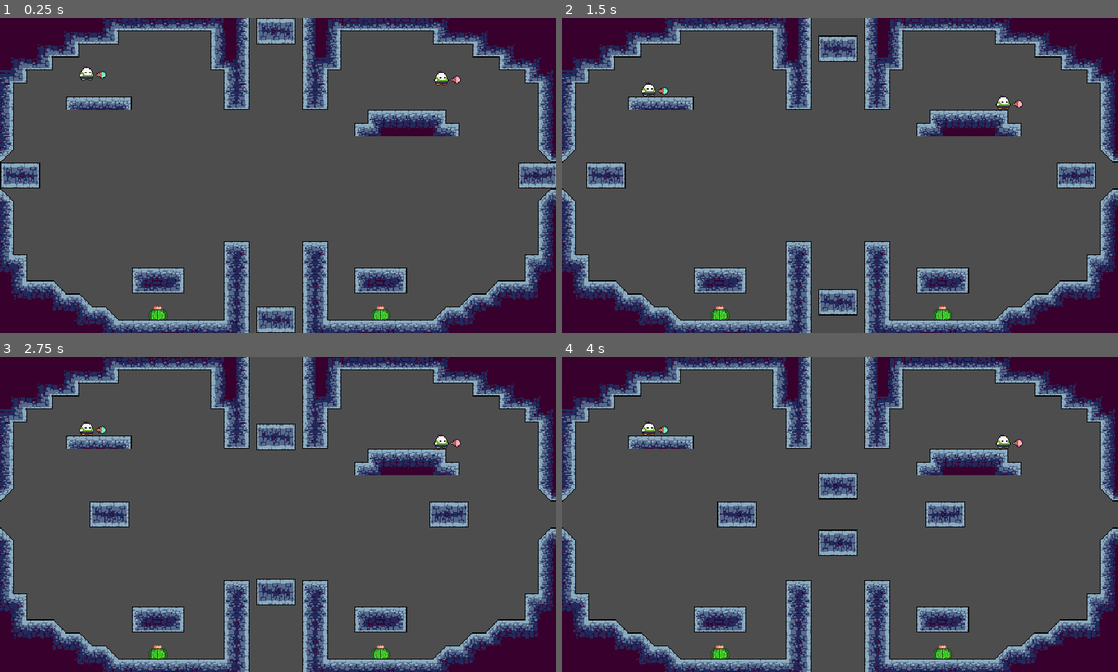
Above: before the commit, frames 1-4 (two rows, left to right).
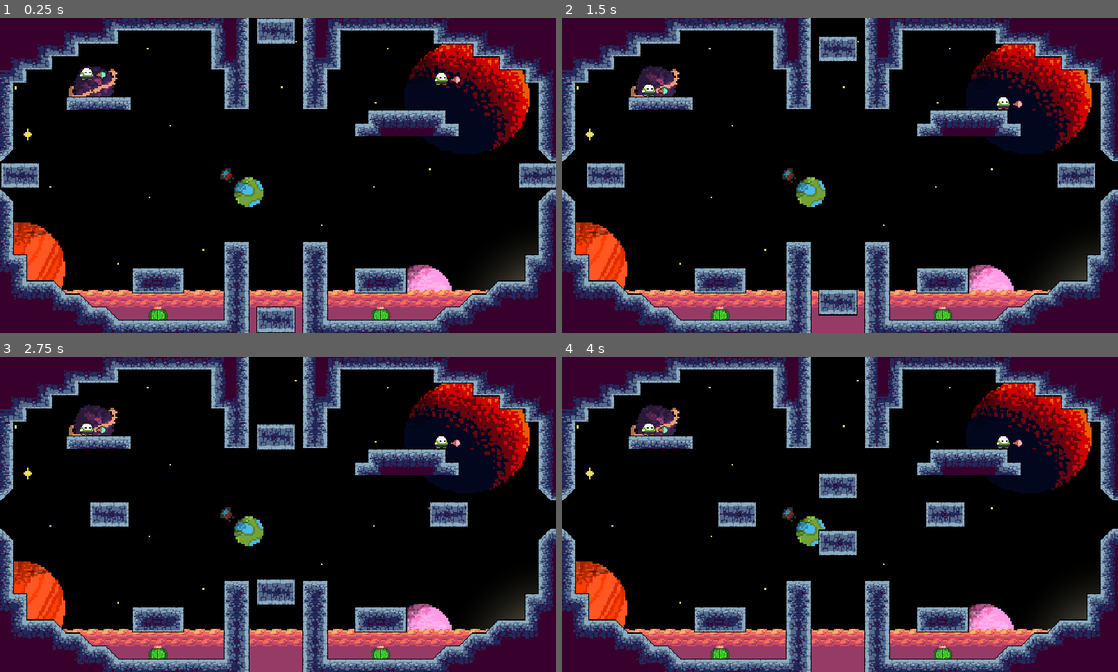
Above: after the commit, the same moments.

Repository: DanteAugusto/spaceCowboys
Game: Godot game, scene res://levels/level0.tscn
The game is run twice, just before and just after one commit, with the same random seed, the same clock (stepped at 60 frames per second) and the same inputs.
Inputs:
- Up to frame 1 (0.25 s): no input
- Up to frame 2 (1.5 s): tap Enter (enter) at 0.5 s; hold A (a) 0.53-1.28 s; hold Up (Up) from 0.53 s (still down); tap D (d) at 0.8, 1.35 s
- Up to frame 3 (2.75 s): tap F (f) at 1.55 s; release Up (Up) at 2.03 s; hold Down (Down) from 2.03 s (still down); hold F (f) from 2.03 s (still down); tap H (h) at 2.3 s
- Up to frame 4 (4 s): release Down (Down) at 2.78 s; release F (f) at 2.78 s; hold Up (Up) from 2.78 s (still down); tap H (h) at 2.85 s; tap J (j) at 3.05 s; hold J (j) from 3.53 s (still down); tap K (k) at 3.8 s

The runs differ from the first frame. In frame 1, 69% of the frame differs, in the area x 0-100%, y 0-100%; in frame 2, 69%; in frame 3, 69%; in frame 4, 69%.

Commit message:
Organizing levels

Diff:
--- a/level.gd
+++ b/level.gd
@@ -1,10 +1,10 @@
 extends Node2D
 
 
-@onready var gun := $gun
-@onready var gun2 := $gun2
-@onready var play := $player
-@onready var play2 := $player2
+@onready var gun := $Guns/gun
+@onready var gun2 := $Guns/gun2
+@onready var play := $Players/player
+@onready var play2 := $Players/player2
 @onready var timer := $timer
 
 var waiting = false
--- a/levels/level0.tscn
+++ b/levels/level0.tscn
@@ -461,22 +461,22 @@
 11:6/0 = 0
 11:6/0/physics_layer_0/linear_velocity = Vector2(0, 0)
 11:6/0/physics_layer_0/angular_velocity = 0.0
-11:6/0/physics_layer_0/polygon_0/points = PackedVector2Array(-0.5, 0.5, 8, -8, 8, 8, -8, 8)
+11:6/0/physics_layer_0/polygon_0/points = PackedVector2Array(8, -8, 8, 8, -8, 8)
 11:6/1 = 1
 11:6/1/flip_h = true
 11:6/1/flip_v = true
 11:6/1/physics_layer_0/linear_velocity = Vector2(0, 0)
 11:6/1/physics_layer_0/angular_velocity = 0.0
-11:6/1/physics_layer_0/polygon_0/points = PackedVector2Array(-8, -8, 8, -8, 8, 8, -8, 8)
+11:6/1/physics_layer_0/polygon_0/points = PackedVector2Array(-8, -8, 8, -8, -8, 8)
 11:6/2 = 2
 11:6/2/flip_v = true
 11:6/2/physics_layer_0/linear_velocity = Vector2(0, 0)
 11:6/2/physics_layer_0/angular_velocity = 0.0
-11:6/2/physics_layer_0/polygon_0/points = PackedVector2Array(-8, -8, 8, -8, 8, 8, -8, 8)
+11:6/2/physics_layer_0/polygon_0/points = PackedVector2Array(-8, -8, 8, -8, 8, 8)
 12:6/0 = 0
 12:6/0/physics_layer_0/linear_velocity = Vector2(0, 0)
 12:6/0/physics_layer_0/angular_velocity = 0.0
-12:6/0/physics_layer_0/polygon_0/points = PackedVector2Array(-8, -8, 0.5, 0.5, 8, 8, -8, 8)
+12:6/0/physics_layer_0/polygon_0/points = PackedVector2Array(-8, -8, 8, 8, -8, 8)
 16:6/0 = 0
 16:6/0/physics_layer_0/linear_velocity = Vector2(0, 0)
 16:6/0/physics_layer_0/angular_velocity = 0.0
@@ -528,7 +528,7 @@
 10:7/0 = 0
 10:7/0/physics_layer_0/linear_velocity = Vector2(0, 0)
 10:7/0/physics_layer_0/angular_velocity = 0.0
-10:7/0/physics_layer_0/polygon_0/points = PackedVector2Array(-0.5, 0.5, 8, -8, 8, 8, -8, 8)
+10:7/0/physics_layer_0/polygon_0/points = PackedVector2Array(8, -8, 8, 8, -8, 8)
 11:7/0 = 0
 11:7/0/physics_layer_0/linear_velocity = Vector2(0, 0)
 11:7/0/physics_layer_0/angular_velocity = 0.0
@@ -540,7 +540,7 @@
 13:7/0 = 0
 13:7/0/physics_layer_0/linear_velocity = Vector2(0, 0)
 13:7/0/physics_layer_0/angular_velocity = 0.0
-13:7/0/physics_layer_0/polygon_0/points = PackedVector2Array(-8, -8, 0.5, 0.5, 8, 8, -8, 8)
+13:7/0/physics_layer_0/polygon_0/points = PackedVector2Array(-8, -8, 8, 8, -8, 8)
 14:7/0 = 0
 14:7/0/physics_layer_0/linear_velocity = Vector2(0, 0)
 14:7/0/physics_layer_0/angular_velocity = 0.0
@@ -1161,22 +1161,22 @@
 script = ExtResource("1_i81mx")
 
 [node name="background" type="Sprite2D" parent="."]
-visible = false
 position = Vector2(340, 192)
 scale = Vector2(2.125, 2.13333)
 texture = ExtResource("2_147r5")
 
 [node name="background2" type="Sprite2D" parent="."]
-visible = false
 position = Vector2(336, 180.844)
 scale = Vector2(2.33333, 1.95342)
 texture = ExtResource("3_xer5k")
 
-[node name="cactus" parent="." instance=ExtResource("9_2bs3h")]
+[node name="Cactus" type="Node2D" parent="."]
+
+[node name="cactus" parent="Cactus" instance=ExtResource("9_2bs3h")]
 position = Vector2(464, 364)
 scale = Vector2(0.5, 0.5)
 
-[node name="cactus2" parent="." instance=ExtResource("9_2bs3h")]
+[node name="cactus2" parent="Cactus" instance=ExtResource("9_2bs3h")]
 position = Vector2(192, 364)
 scale = Vector2(0.5, 0.5)
 
@@ -1186,59 +1186,66 @@
 layer_0/name = "terrain"
 layer_0/tile_data = PackedInt32Array(393216, 458753, 2, 458752, 458753, 3, 524288, 458753, 4, 131072, 131073, 3, 196608 …(5815 unchanged characters)…
 
-[node name="moving_platform" parent="." instance=ExtResource("2_ly3va")]
+[node name="Players" type="Node2D" parent="."]
+
+[node name="player" parent="Players" instance=ExtResource("8_p7kuk")]
+position = Vector2(104, 67)
+
+[node name="player2" parent="Players" instance=ExtResource("8_p7kuk")]
+position = Vector2(537, 73)
+
+[node name="Guns" type="Node2D" parent="."]
+
+[node name="gun" type="Node2D" parent="Guns"]
+position = Vector2(136, 80)
+script = ExtResource("5_pm72c")
+
+[node name="lock" type="Marker2D" parent="Guns/gun"]
+position = Vector2(21, -1)
+scale = Vector2(0.25, 0.25)
+
+[node name="AnimatedSprite2D" type="AnimatedSprite2D" parent="Guns/gun"]
+position = Vector2(20, -1)
+rotation = 1.5708
+sprite_frames = SubResource("SpriteFrames_jxkg1")
+
+[node name="gun2" type="Node2D" parent="Guns"]
+position = Vector2(371, 114)
+script = ExtResource("7_eycf7")
+
+[node name="AnimatedSprite2D" type="AnimatedSprite2D" parent="Guns/gun2"]
+position = Vector2(20, -1)
+rotation = 1.5708
+sprite_frames = SubResource("SpriteFrames_reyyw")
+
+[node name="lock" type="Marker2D" parent="Guns/gun2"]
+position = Vector2(26, -1)
+scale = Vector2(0.25, 0.25)
+
+[node name="Platforms" type="Node2D" parent="."]
+
+[node name="moving_platform" parent="Platforms" instance=ExtResource("2_ly3va")]
 position = Vector2(0, 176)
 move_speed = 4.0
 distance = 208
 
-[node name="moving_platform2" parent="." instance=ExtResource("2_ly3va")]
+[node name="moving_platform2" parent="Platforms" instance=ExtResource("2_ly3va")]
 position = Vector2(360, 32)
 rotation = 3.14159
 distance = 142
 move_horizontal = false
 
-[node name="moving_platform3" parent="." instance=ExtResource("2_ly3va")]
+[node name="moving_platform3" parent="Platforms" instance=ExtResource("2_ly3va")]
 position = Vector2(312, 352)
 distance = 142
 move_horizontal = false
 
-[node name="moving_platform4" parent="." instance=ExtResource("2_ly3va")]
+[node name="moving_platform4" parent="Platforms" instance=ExtResource("2_ly3va")]
 position = Vector2(680, 176)
-scale = Vector2(-1, 1)
+rotation = 3.14159
+scale = Vector2(1, -1)
 move_speed = 4.0
 distance = 208
-
-[node name="gun" type="Node2D" parent="."]
-position = Vector2(136, 80)
-script = ExtResource("5_pm72c")
-
-[node name="lock" type="Marker2D" parent="gun"]
-position = Vector2(21, -1)
-scale = Vector2(0.25, 0.25)
-
-[node name="AnimatedSprite2D" type="AnimatedSprite2D" parent="gun"]
-position = Vector2(20, -1)
-rotation = 1.5708
-sprite_frames = SubResource("SpriteFrames_jxkg1")
-
-[node name="gun2" type="Node2D" parent="."]
-position = Vector2(371, 114)
-script = ExtResource("7_eycf7")
-
-[node name="AnimatedSprite2D" type="AnimatedSprite2D" parent="gun2"]
-position = Vector2(20, -1)
-rotation = 1.5708
-sprite_frames = SubResource("SpriteFrames_reyyw")
-
-[node name="lock" type="Marker2D" parent="gun2"]
-position = Vector2(26, -1)
-scale = Vector2(0.25, 0.25)
-
-[node name="player" parent="." instance=ExtResource("8_p7kuk")]
-position = Vector2(104, 67)
-
-[node name="player2" parent="." instance=ExtResource("8_p7kuk")]
-position = Vector2(537, 73)
 
 [node name="timer" type="Timer" parent="."]
 
@@ -1248,6 +1255,6 @@
 limit_top = 0
 
 [connection signal="round_ended" from="." to="." method="_on_round_ended"]
-[connection signal="is_dead" from="player" to="." method="_on_player_is_dead"]
-[connection signal="is_dead" from="player2" to="." method="_on_player_2_is_dead"]
+[connection signal="is_dead" from="Players/player" to="." method="_on_player_is_dead"]
+[connection signal="is_dead" from="Players/player2" to="." method="_on_player_2_is_dead"]
 [connection signal="timeout" from="timer" to="." method="_on_timer_timeout"]
--- a/levels/level1.tscn
+++ b/levels/level1.tscn
@@ -414,7 +414,9 @@
 [node name="level2" type="Node2D"]
 script = ExtResource("1_j1rmr")
 
-[node name="cactus" parent="." instance=ExtResource("9_sh4cm")]
+[node name="Cactus" type="Node2D" parent="."]
+
+[node name="cactus" parent="Cactus" instance=ExtResource("9_sh4cm")]
 position = Vector2(336, 208)
 
 [node name="level" type="TileMap" parent="."]
@@ -424,41 +426,45 @@
 layer_0/name = "ground"
 layer_0/tile_data = PackedInt32Array(720937, 262144, 8, 720915, 262144, 131073, 655379, 262144, 131073, 655382, 262144, …(2279 unchanged characters)…
 
-[node name="gun" type="Node2D" parent="."]
+[node name="Players" type="Node2D" parent="."]
+
+[node name="player" parent="Players" instance=ExtResource("8_cgufk")]
+position = Vector2(92, 32)
+
+[node name="player2" parent="Players" instance=ExtResource("8_cgufk")]
+position = Vector2(548, 294)
+
+[node name="Guns" type="Node2D" parent="."]
+
+[node name="gun" type="Node2D" parent="Guns"]
 position = Vector2(112, 20)
 script = ExtResource("5_fmp44")
 
-[node name="lock" type="Marker2D" parent="gun"]
+[node name="lock" type="Marker2D" parent="Guns/gun"]
 position = Vector2(21, -1)
 scale = Vector2(0.25, 0.25)
 
-[node name="AnimatedSprite2D" type="AnimatedSprite2D" parent="gun"]
+[node name="AnimatedSprite2D" type="AnimatedSprite2D" parent="Guns/gun"]
 position = Vector2(20, -1)
 rotation = 1.5708
 sprite_frames = SubResource("SpriteFrames_h2pu1")
 
-[node name="gun2" type="Node2D" parent="."]
+[node name="gun2" type="Node2D" parent="Guns"]
 position = Vector2(556, 280)
 script = ExtResource("7_4nhrc")
 
-[node name="AnimatedSprite2D" type="AnimatedSprite2D" parent="gun2"]
+[node name="AnimatedSprite2D" type="AnimatedSprite2D" parent="Guns/gun2"]
 position = Vector2(20, -1)
 rotation = 1.5708
 sprite_frames = SubResource("SpriteFrames_nsmwr")
 
-[node name="lock" type="Marker2D" parent="gun2"]
+[node name="lock" type="Marker2D" parent="Guns/gun2"]
 position = Vector2(26, -1)
 scale = Vector2(0.25, 0.25)
 
-[node name="player" parent="." instance=ExtResource("8_cgufk")]
-position = Vector2(92, 32)
-
-[node name="player2" parent="." instance=ExtResource("8_cgufk")]
-position = Vector2(548, 294)
-
 [node name="timer" type="Timer" parent="."]
 
 [connection signal="round_ended" from="." to="." method="_on_round_ended"]
-[connection signal="is_dead" from="player" to="." method="_on_player_is_dead"]
-[connection signal="is_dead" from="player2" to="." method="_on_player_2_is_dead"]
+[connection signal="is_dead" from="Players/player" to="." method="_on_player_is_dead"]
+[connection signal="is_dead" from="Players/player2" to="." method="_on_player_2_is_dead"]
 [connection signal="timeout" from="timer" to="." method="_on_timer_timeout"]
